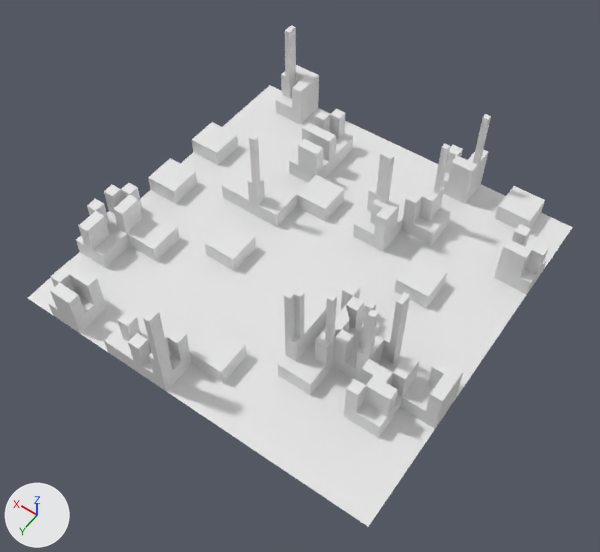
A saved change to the Blender file obj/vr-environment.blend.
The view is the same before and after, from a 50 mm lens placed at (-17.9, 26.0, 38.9), pointed at (-0.9, 2.2, 1.5). Arrows for +X, +Y and +Z are at lower left; the lights stay in place. The same objects are shown in both versions, whatever each file hides.
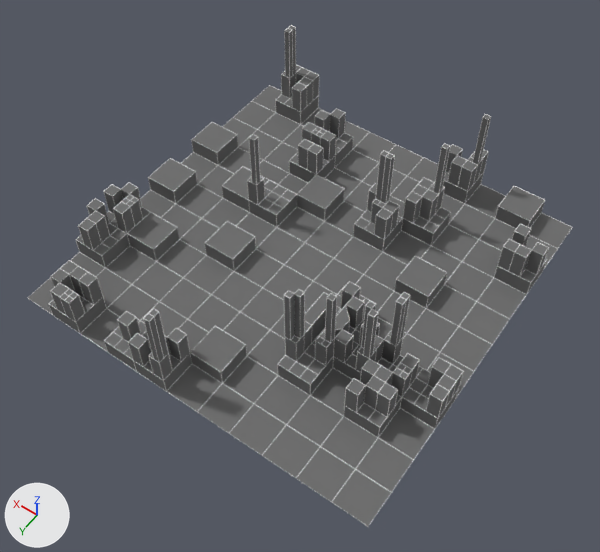
Pixel boxes [x1, y1, x2, y2] of what changed, in the pictures (600 x 552 px):
'Plane', recoloured, modifiers changed (white to grey): [28, 25, 573, 527] in both

What the commit changed:
Material 'Material.002' (mat_material_002) is new.
Its base color is (0.8, 0.8, 0.8) (white #e7e7e7).
Material 'Material.001' (mat_material_001) is new.
Its base color is (0.168, 0.168, 0.168) (grey #727272).
me_plane has 775 vertices, 691 faces and spans x -1.0..1.0, y -1.0..1.0, z 0.0..0.55.
me_plane now uses material mat_material_001 (grey #727272).
me_plane now uses material mat_material_002 (white #e7e7e7).
Object 'Plane' (ob_plane) gains a WIREFRAME modifier named 'Wireframe'.
Modifier setting: thickness = 0.0036.
Modifier setting: use_replace = False.
Modifier setting: material_offset = 1.
